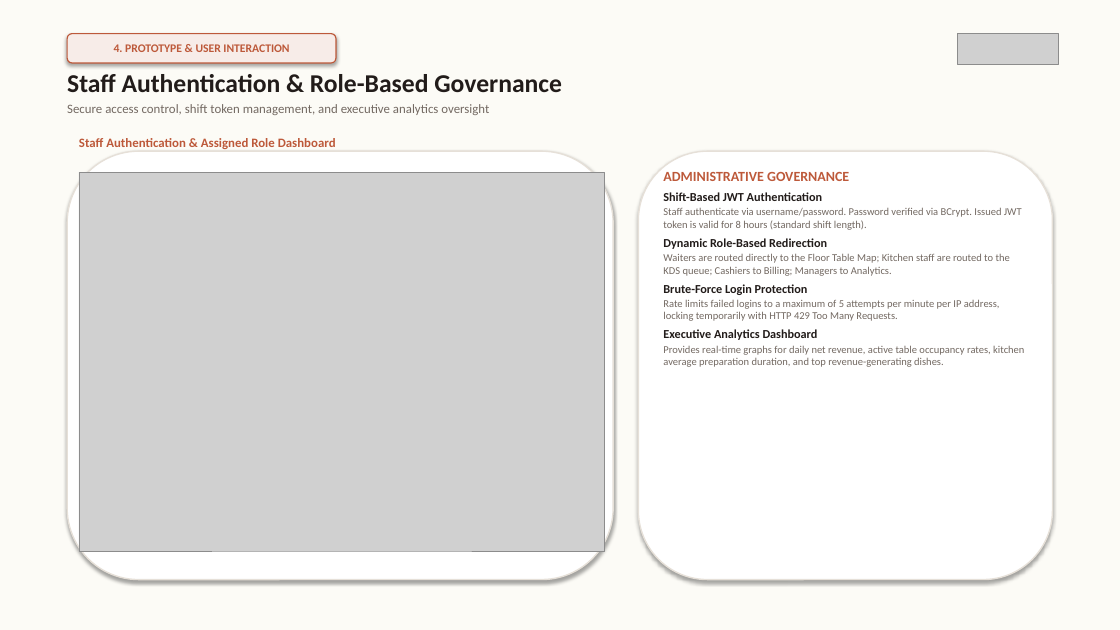
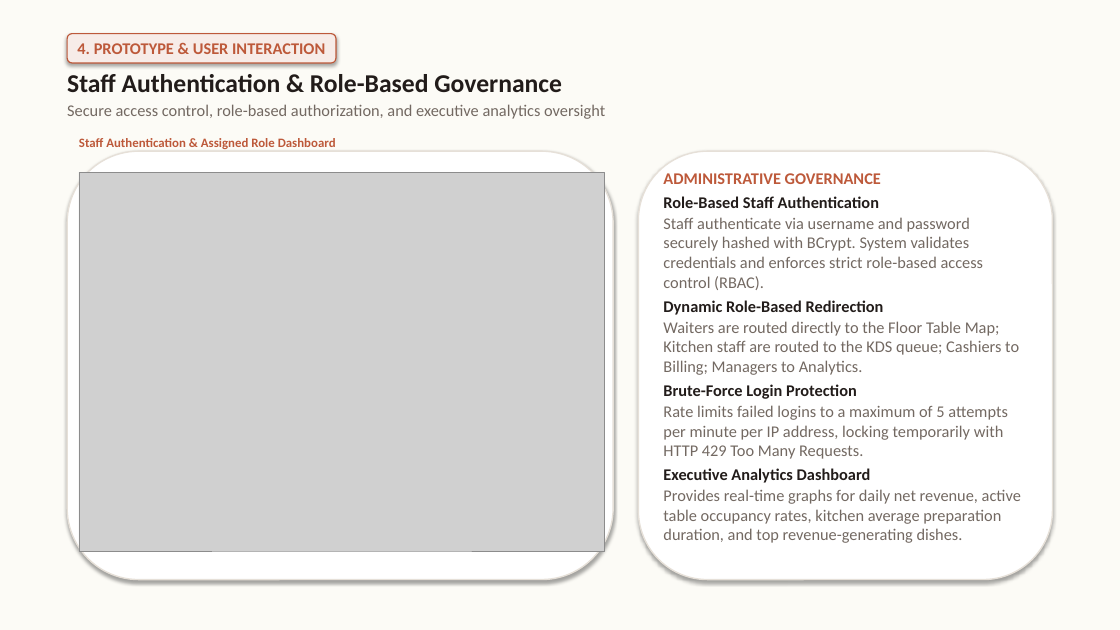
Before and after one commit to GROUP6-ROMS/Restaurant-Ordering-Management-System-ROMS, a slide deck: slide 14 of Documents/ROMS_Project_and_RDS_Overview.pptx. Drawn at 1120x630 pixels with LibreOffice and Linux fonts; fonts in the diff are those of the drawing; grey boxes stand for pictures. Boxes give left, top, right and bottom in pixels: in the first picture for what was removed or moved away, otherwise in the second. Text is boxed around its words. In the diff, an @@ line names an element or a change of style, - is before the commit and + after.

```diff
--- a/Documents/ROMS_Project_and_RDS_Overview.pptx
+++ b/Documents/ROMS_Project_and_RDS_Overview.pptx
@@ rounded rectangle "4. PROTOTYPE & USER INTERACTION" at (67, 34, 336, 63): size 10 to 14 pt @@
@@ picture removed at (958, 34, 1059, 65) @@
@@ text at (67, 104, 605, 119): text changed; size 11 to 14 pt @@
-Secure access control, shift token management, and executive analytics oversight
+Secure access control, role-based authorization, and executive analytics oversight
@@ text at (663, 173, 1021, 543): size 12 to 14 pt in "ADMINISTRATIVE GOVERNANCE"; size 10.5 to 14 pt in "Dynamic Role-Based Redirection", "Brute-Force Login Protection", "Executive Analytics Dashboard"; size 9 to 14 pt in "Waiters are routed directly to the Floor ...", "Rate limits failed logins to a maximum ...", "Provides real-time graphs for daily net revenue, ..." @@
@@ text at (663, 196, 984, 290): text changed; size 9 to 14 pt @@
-Shift-Based JWT Authentication
-Staff authenticate via username/password. Password verified via BCrypt. Issued JWT token is valid for 8 hours (standard shift length).
+Role-Based Staff Authentication
+Staff authenticate via username and password securely hashed with BCrypt. System validates credentials and enforces strict role-based access control (RBAC).
```
Also in this commit, not shown: 16 other slides changed, 10 other files.
